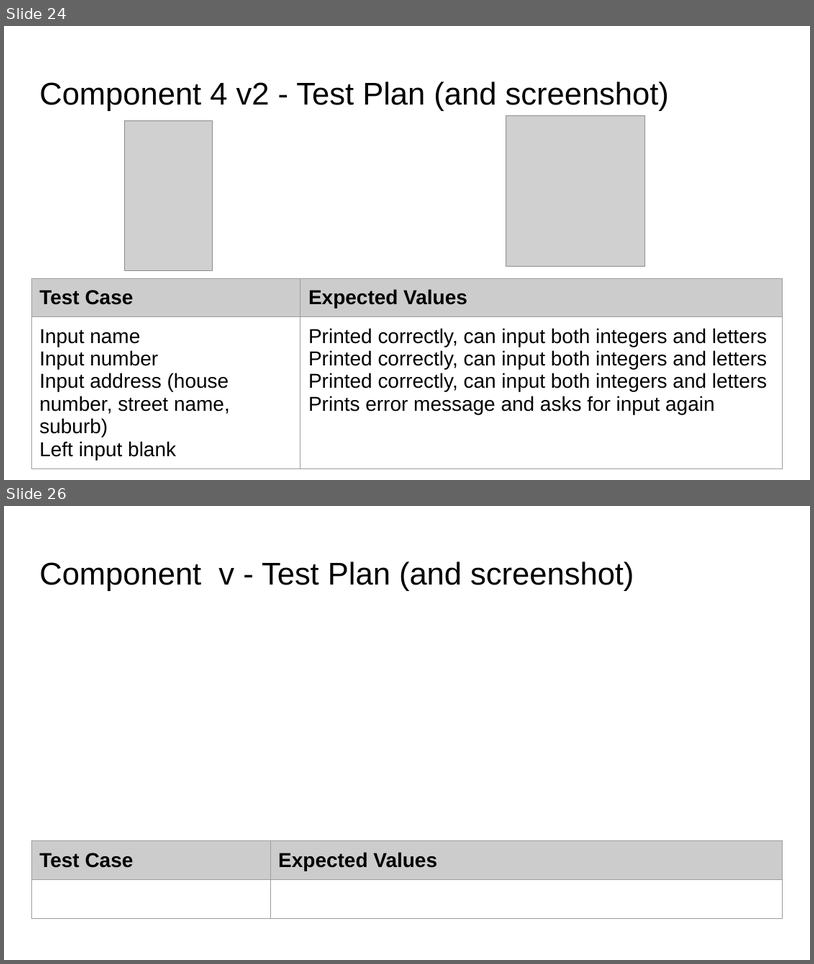
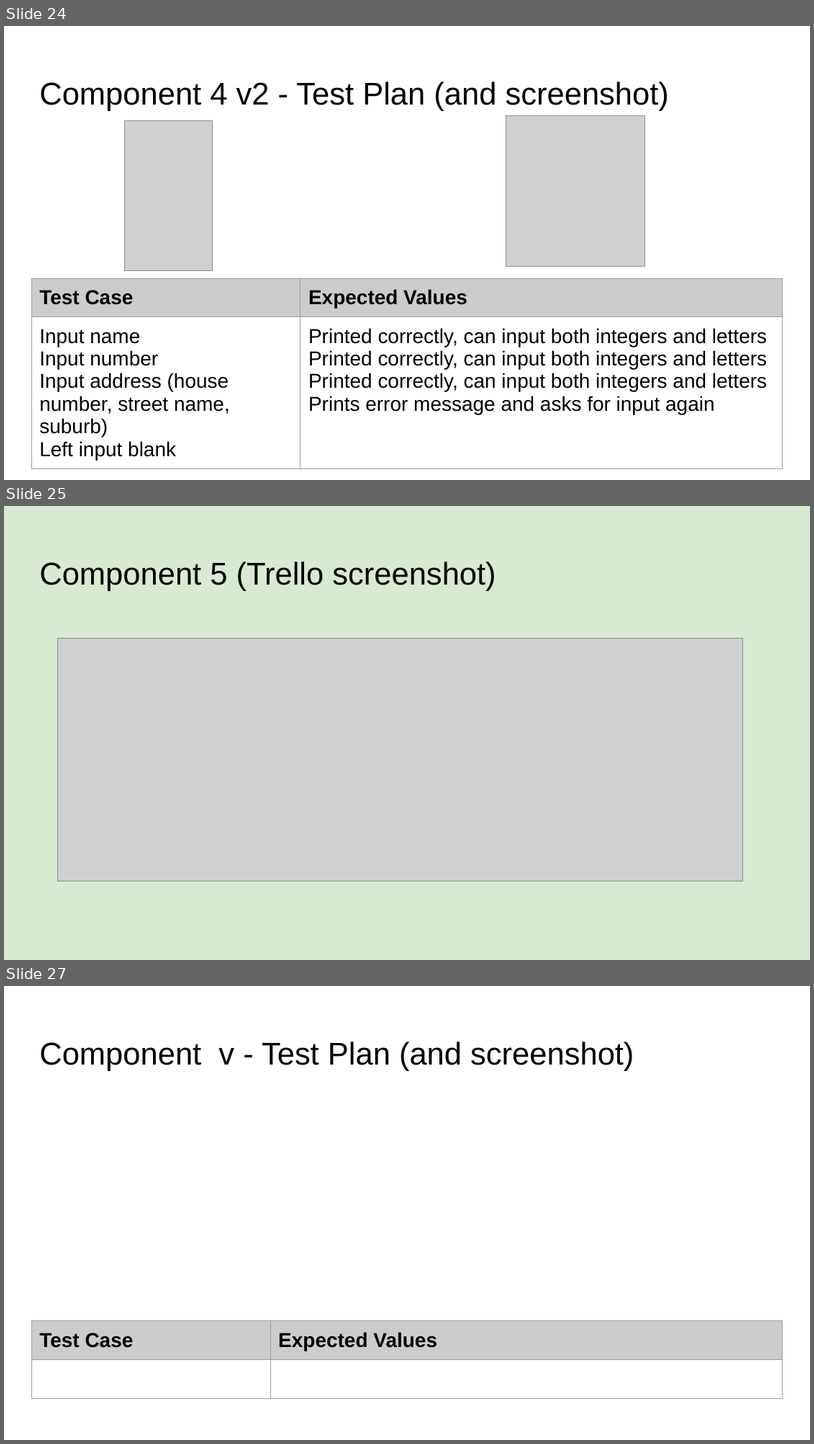
Before and after one commit to KaitlinEus/Pizza_bot, a slide deck: Python.pptx. Shown one above the other, each under a label of ours: slides 24 and 26 before the commit, slides 24, 25 and 27 after it; the slides between them are not shown. The pictures are 814x964 and 814x1444 pixels, drawn with LibreOffice and Linux fonts; fonts in the diff are those of the drawing; grey boxes stand for pictures. Boxes give left, top, right and bottom in pixels: in the first picture for what was removed or moved away, otherwise in the second. Text is boxed around its words. In the diff, an @@ line names an element or a change of style, - is before the commit and + after.

```diff
--- a/Python.pptx
+++ b/Python.pptx
@@ slide 25 added at [4, 506, 810, 960], background #D9EAD3 @@
@@ title added at [39, 561, 496, 591], 28 pt, text #000000 @@
+Component 5 (Trello screenshot)
@@ picture added at [57, 638, 743, 881] @@
@@ what was slide 26 is now slide 27 @@
```
Also in this commit, not shown: 1 slide changed, 1 other file.
